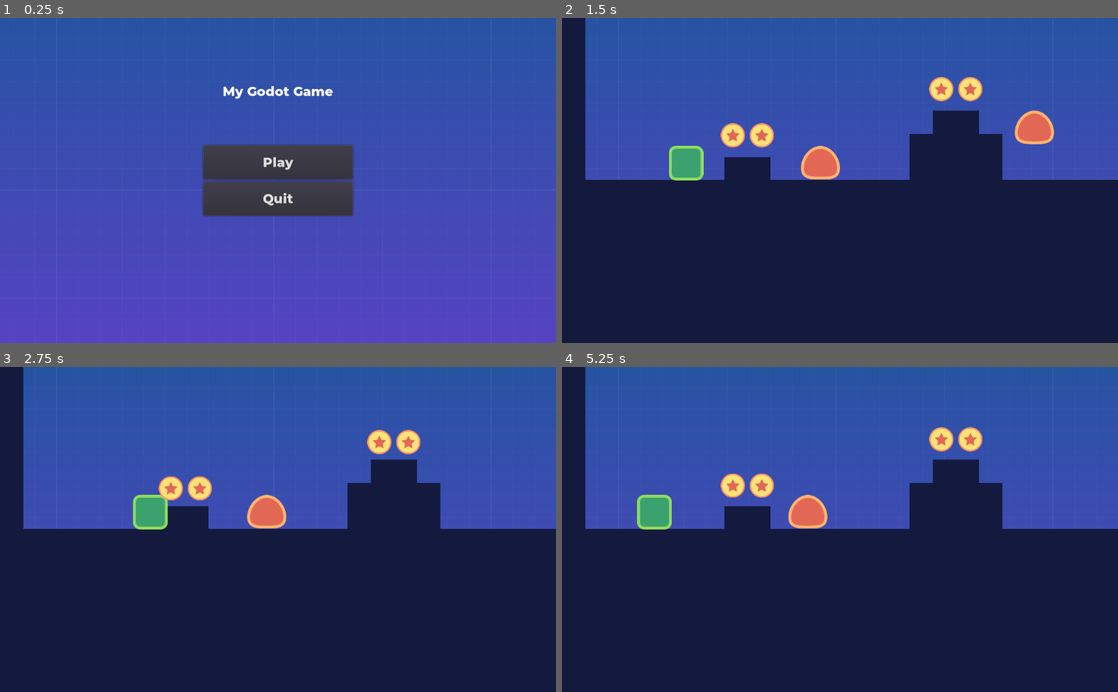
Above: before the commit, frames 1-4 (two rows, left to right).
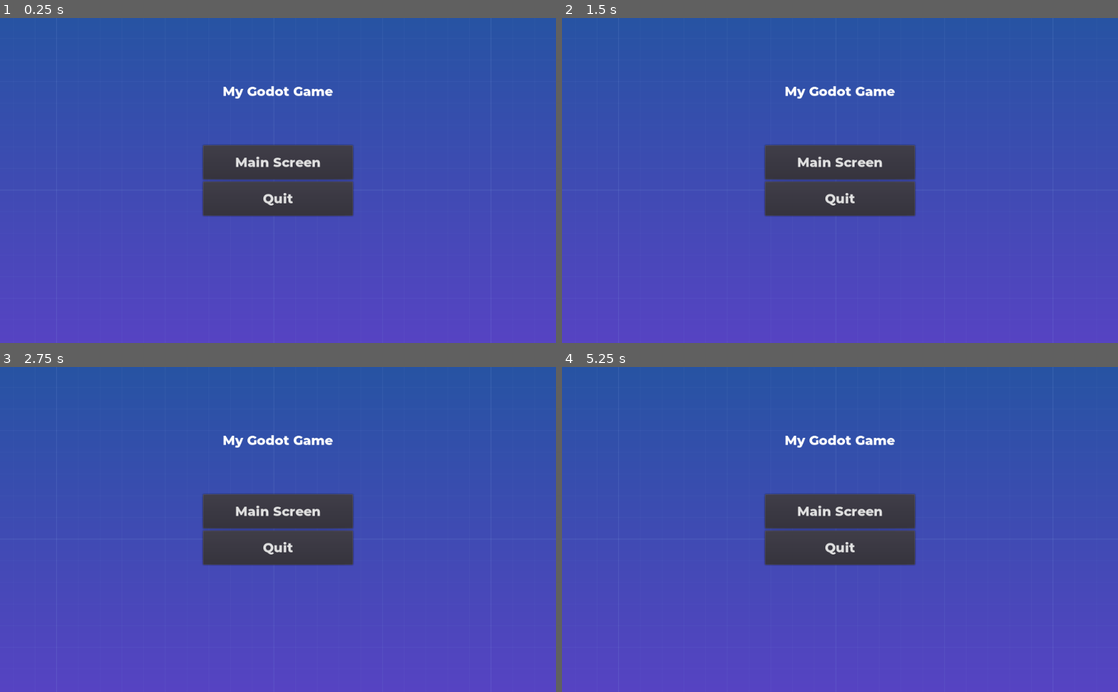
Above: after the commit, the same moments.

Repository: kalesy/Platformer
Game: Godot game, scene res://src/Screens/MainScreen.tscn
Two runs of this game, one before a commit and one after it. Both use one fixed random seed, a clock stepped at 60 frames per second and the inputs below.
Inputs:
- Up to frame 1 (0.25 s): no input
- Up to frame 2 (1.5 s): click "Play" (after the commit: "Main Screen") at 0.5 s; hold D (moveRight) from 1.28 s (still down)
- Up to frame 3 (2.75 s): keep holding D (moveRight); tap Space (jump) at 1.52, 2.27 s
- Up to frame 4 (5.25 s): release D (moveRight) at 2.78 s; hold A (moveLeft) 2.78-3.53 s; hold D (moveRight) 3.53-5.03 s; tap Space (jump) at 3.77, 4.52 s; hold A (moveLeft) from 5.03 s (still down)

The runs differ from the first frame. In frame 1, 0.3% of the frame differs, in the area x 42-58%, y 42-47%; in frame 2, 61%, in the area x 0-100%, y 0-100%; in frame 3, 61%; in frame 4, 61%.
Error before the commit: Parse Error: Variable "AnimationPlayer" shadows a native class. (res://src/Objects/Coin.gd:3)

Commit message:
Pause Menu

Diff:
--- /dev/null
+++ b/ChangeSceneButton.tscn
@@ -0,0 +1,13 @@
+[gd_scene load_steps=2 format=2]
+
+[ext_resource path="res://UserInterface/Play.gd" type="Script" id=1]
+
+[node name="ChangeSceneButton" type="Button"]
+margin_right = 40.0
+margin_bottom = 20.0
+size_flags_horizontal = 3
+size_flags_vertical = 3
+text = "Play"
+script = ExtResource( 1 )
+
+[connection signal="button_up" from="." to="." method="_on_ChangeSceneButton_button_up"]
--- /dev/null
+++ b/Quit.tscn
@@ -0,0 +1,14 @@
+[gd_scene load_steps=2 format=2]
+
+[ext_resource path="res://UserInterface/Quit.gd" type="Script" id=1]
+
+[node name="Quit" type="Button"]
+margin_top = 24.0
+margin_right = 40.0
+margin_bottom = 44.0
+size_flags_horizontal = 3
+size_flags_vertical = 3
+text = "Quit"
+script = ExtResource( 1 )
+
+[connection signal="button_up" from="." to="." method="_on_Quit_button_up"]
--- /dev/null
+++ b/UserInterface/RetryButton.gd
@@ -0,0 +1,9 @@
+extends Button
+
+
+
+func _on_RetryButton_button_up():
+    PlayerData.score = 0
+    get_tree().paused = false
+    if get_tree().reload_current_scene() != OK:
+        print("Error reloading current scene!!!")
--- /dev/null
+++ b/UserInterface/RetryButton.tscn
@@ -0,0 +1,15 @@
+[gd_scene load_steps=3 format=2]
+
+[ext_resource path="res://UserInterface/RetryButton.gd" type="Script" id=1]
+[ext_resource path="res://resources/ui_theme.tres" type="Theme" id=2]
+
+[node name="RetryButton" type="Button"]
+margin_right = 40.0
+margin_bottom = 20.0
+size_flags_horizontal = 3
+size_flags_vertical = 3
+theme = ExtResource( 2 )
+text = "Retry"
+script = ExtResource( 1 )
+
+[connection signal="button_up" from="." to="." method="_on_RetryButton_button_up"]
--- /dev/null
+++ b/UserInterface/userInterface.tscn
@@ -0,0 +1,21 @@
+[gd_scene load_steps=2 format=2]
+
+[ext_resource path="res://UserInterface/Title.tscn" type="PackedScene" id=1]
+
+[node name="userInterface" type="Control"]
+anchor_right = 1.0
+anchor_bottom = 1.0
+
+[node name="Label" type="Label" parent="."]
+margin_right = 40.0
+margin_bottom = 14.0
+
+[node name="PauseOverLay" type="ColorRect" parent="."]
+margin_right = 40.0
+margin_bottom = 40.0
+
+[node name="Title" parent="PauseOverLay" instance=ExtResource( 1 )]
+
+[node name="PauseMenu" type="VBoxContainer" parent="PauseOverLay"]
+margin_right = 40.0
+margin_bottom = 40.0
--- a/src/Levels/GameManager.gd
+++ b/src/Levels/GameManager.gd
@@ -1,8 +1,8 @@
 extends Node2D
 
-func _ready():
-	if not $Player.connect("player_dead", self, "_on_player_dead"):
-		print("Failed to connnect signal to function!!!")
+#func _ready():
+	#if not $Player.connect("player_dead", self, "_on_player_dead"):
+	#	print("Failed to connnect signal to function!!!")
 
 func _on_player_dead():
 	$Player.set_physics_process(false)
--- a/src/Screens/MainScreen.tscn
+++ b/src/Screens/MainScreen.tscn
@@ -37,6 +37,8 @@
 [node name="Play" parent="Menu" instance=ExtResource( 2 )]
 margin_right = 276.0
 margin_bottom = 63.0
+text = "Main Screen"
+next_scene_path = "res://src/Screens/MainScreen.tscn"
 
 [node name="Quit" parent="Menu" instance=ExtResource( 3 )]
 margin_top = 67.0
